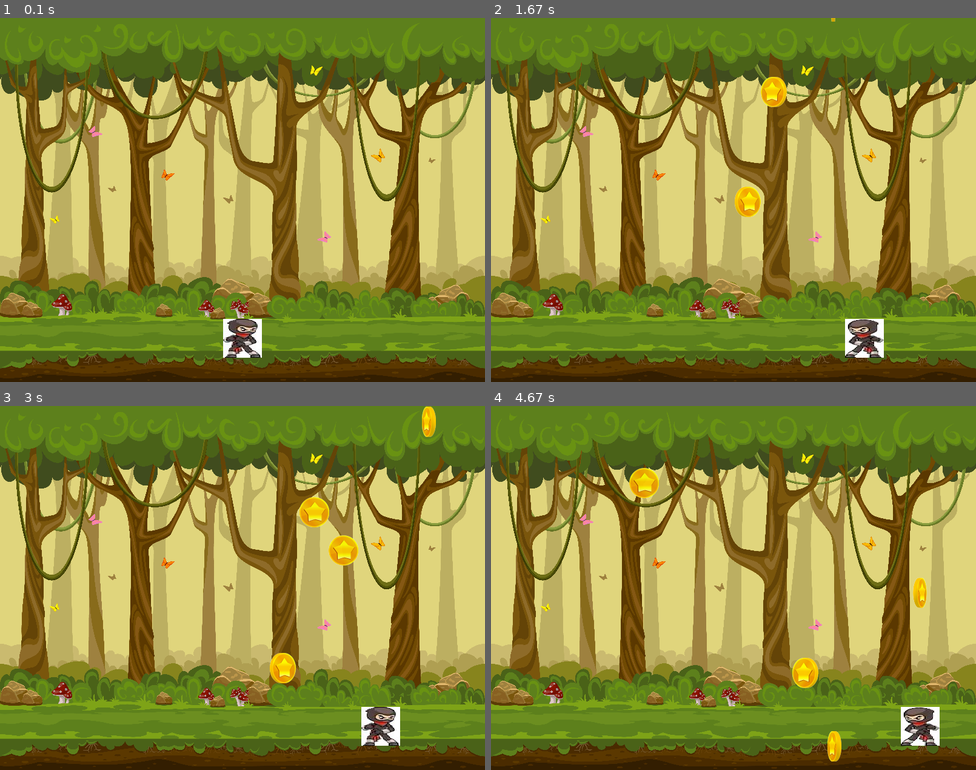
Above: before the commit, frames 1-4 (two rows, left to right).
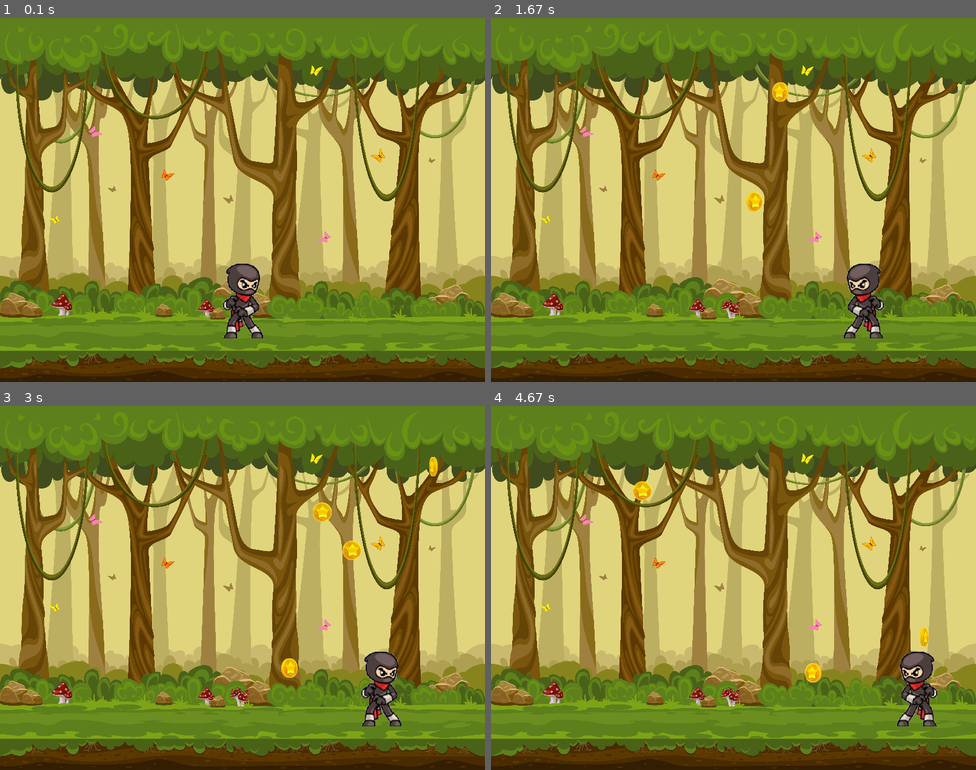
Above: after the commit, the same moments.

Repository: Rishabh-Chhangani/GUVI-Pygame-Game-Dev
Game: pygame game, started from dev.py
Two runs of this game, one before a commit and one after it. Both use one fixed random seed, a clock stepped at 60 frames per second and the inputs below.
Inputs:
- Up to frame 1 (0.1 s): no input
- Up to frame 2 (1.67 s): hold Right 0.33-0.8 s; hold Right 0.83-1.3 s; hold Left from 1.33 s (still down)
- Up to frame 3 (3 s): release Left at 1.87 s; hold Left 1.9-2.3 s; hold Right 2.33-2.97 s
- Up to frame 4 (4.67 s): hold Left 3-3.47 s; hold Right 3.5-3.97 s; hold Right 4-4.47 s; hold Left from 4.5 s (still down)

The runs differ from the first frame. In frame 1, 1.7% of the frame differs, in the area x 45-55%, y 67-94%; in frame 2, 2.4%; in frame 3, 3.1%, in the area x 55-91%, y 0-94%; in frame 4, 2.9%.

Commit message:
fix: update asset paths and player and coin sizes

Diff:
--- a/src/config.py
+++ b/src/config.py
@@ -15,20 +15,20 @@
 BG_IMAGE_FILE = "bg1.png"
 
 # Player Settings
-PLAYER_SIZE = (64, 64)
+PLAYER_SIZE = (72, 129)  # display widhth and height in pixels
 PLAYER_SPEED = 6
-PLAYER_BOTTOM_OFFSET = 40  # Pixels from the bottom of the screen
+PLAYER_BOTTOM_OFFSET = 70  # Pixels from the bottom of the screen
 PLAYER_ANIMATION_DELAY = 100  # milliseconds
 PLAYER_FRAME_NAMES = [
-    "Ninja1.jpg",
-    "Ninja2.jpg",
-    "Ninja3.jpg",
-    "Ninja4.jpg",
-    "Ninja5.jpg"
+    "idle_anim/idle1.png",
+    "idle_anim/idle2.png",
+    "idle_anim/idle3.png",
+    "idle_anim/idle4.png",
+    "idle_anim/idle5.png"
 ]
 
 # Coin Settings
-COIN_SIZE = (50, 50)
+COIN_SIZE = (32,32) # display width and height in pixels
 COIN_FRAME_NAMES = [f"coin{i}.png" for i in range(1, 8)]
 COIN_ANIMATION_DELAY = 125  # milliseconds for smooth natural rotation
 COIN_COUNT = 4  # Number of concurrent falling coins
Renamed: assets/IDLE/idle1.png -> assets/idle_anim/idle1.png
Renamed: assets/IDLE/idle2.png -> assets/idle_anim/idle2.png
Renamed: assets/IDLE/idle3.png -> assets/idle_anim/idle3.png
Renamed: assets/IDLE/idle4.png -> assets/idle_anim/idle4.png
Renamed: assets/IDLE/idle5.png -> assets/idle_anim/idle5.png
